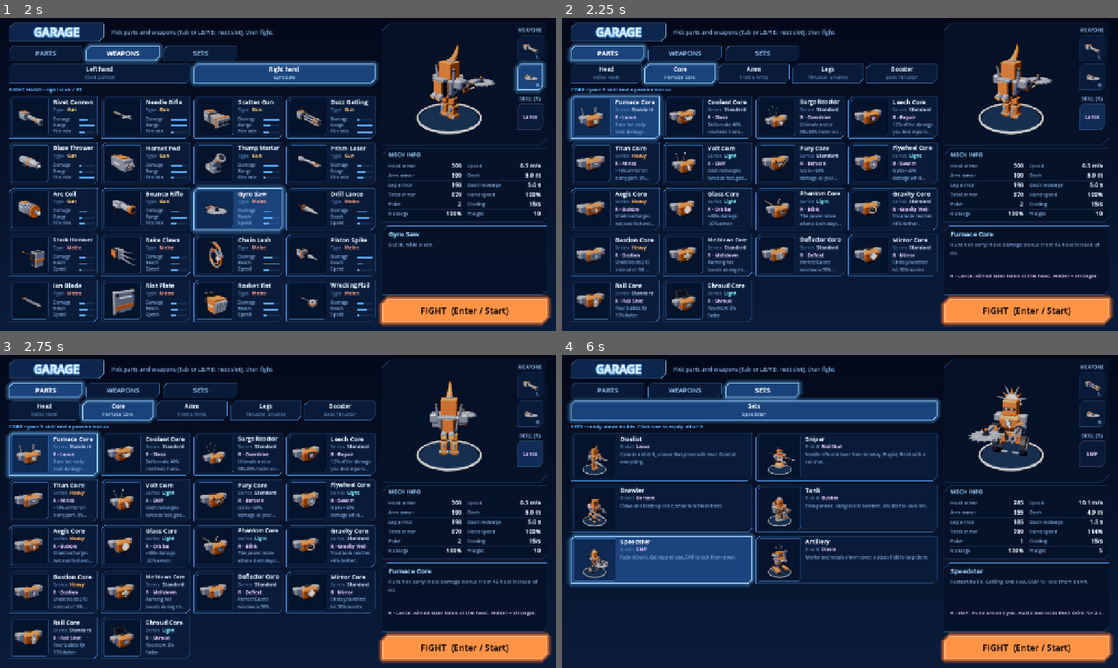
Above: before the commit, frames 1-4 (two rows, left to right).
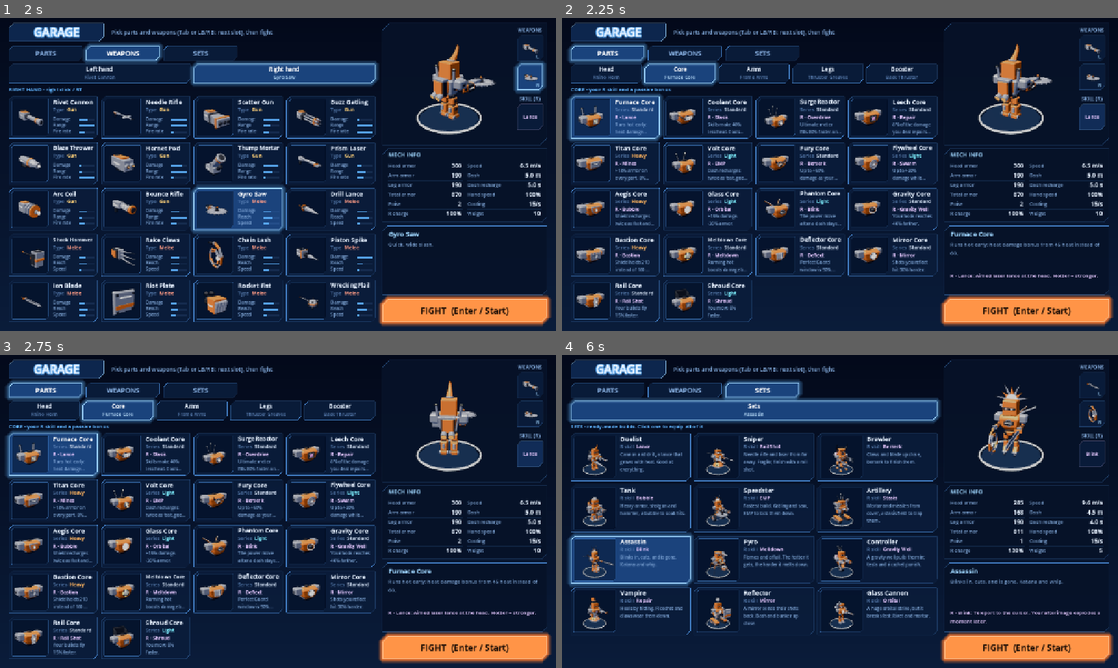
Above: after the commit, the same moments.

Repository: Vegm92/mech-duel
Game: Godot game, scene res://main.tscn
The game is run twice, just before and just after one commit, with the same random seed, the same clock (stepped at 60 frames per second) and the same inputs.
Inputs (mouse positions are in pixels of both pictures, inside the frame that each line leads up to):
- Up to frame 1 (2 s): click "L" at 0.5 s; click "R" at 1.25 s
- Up to frame 2 (2.25 s): click "Lance" at 2 s
- Up to frame 3 (2.75 s): no input
- Up to frame 4 (6 s): click "PARTS" at 2.75 s; click "WEAPONS" at 3.5 s; click "SETS" at 4.25 s; click "Sets" at 5 s; click (628, 558) at 5.75 s, where only the run after the commit has a clickable "Assassin"

Frame 1 is identical in both runs. In frame 2, less than 0.1% of the frame differs, in the area x 26-67%, y 33-64%; in frame 3, less than 0.1%; in frame 4, 11%, in the area x 1-98%, y 8-90%.

Commit message:
feat(godot): six more ready-made sets, and softer Leech and Glass cores
Assassin, Pyro, Controller, Vampire, Reflector and Glass Cannon join the
garage SETS tab (en + es). The tab shows sets in 3 columns once there are
more than 6, so the descriptions fit. Leech heals 8% (was 12%) and Glass
deals +15% (was +30%); COMBAT_DESIGN.md matches.

Bot round-robin (3 seeds, both sides): Vampire still wins about 79% and
Glass Cannon about 71%, so the bots may just play them well.

Co-Authored-By: Claude Sonnet 5.5 <noreply@anthropic.com>

Diff:
--- a/godot/src/garage.gd
+++ b/godot/src/garage.gd
@@ -133,7 +133,7 @@
 	text(left, tr(TITLES[tab]), Vector2(PAD, 156), 12, HOLO, AREA, true)
 	var slot: String = SLOTS[tab]
 	var items: Array = Sim.SETS.keys() if slot == "set" else Sim.CATALOG[slot].keys()
-	var cols := 4 if items.size() > 10 else 2
+	var cols := 3 if slot == "set" and items.size() > 6 else 4 if items.size() > 10 else 2
 	var rows := ceili(items.size() / float(cols))
 	var gap := 8.0
 	var cw := (AREA - gap * (cols - 1)) / cols
--- a/godot/src/i18n.gd
+++ b/godot/src/i18n.gd
@@ -223,13 +223,13 @@
 		"d_furnace": "Runs hot early: heat damage bonus from 45 heat instead of 60.",
 		"d_coolant": "Skills make 40% less heat. Cools twice as fast.",
 		"d_reactor": "Ultimate meter fills 80% faster and starts at 60.",
-		"d_leech": "12% of the damage you deal repairs your weakest part.",
+		"d_leech": "8% of the damage you deal repairs your weakest part.",
 		"d_titan": "+18% armor on every part. 8% slower.",
 		"d_volt": "Dash recharges twice as fast, goes 30% farther and dumps all heat.",
 		"d_fury": "Up to +50% damage as your head gets low.",
 		"d_flywheel": "Up to +20% damage while moving at full speed.",
 		"d_aegis": "Shield recharges twice as fast and holds 260. +5% armor.",
-		"d_glass": "+30% damage. -20% armor.",
+		"d_glass": "+15% damage. -20% armor.",
 		"u_lance": "Lance",
 		"ud_lance": "Aimed laser lance at the head. Hotter = stronger.",
 		"u_swarm": "Swarm",
@@ -269,12 +269,24 @@
 		"set_tank": "Tank",
 		"set_speedster": "Speedster",
 		"set_artillery": "Artillery",
+		"set_assassin": "Assassin",
+		"set_pyro": "Pyro",
+		"set_controller": "Controller",
+		"set_vampire": "Vampire",
+		"set_reflector": "Reflector",
+		"set_glasscannon": "Glass Cannon",
 		"sd_duelist": "Cannon and drill, a lance that grows with heat. Good at everything.",
 		"sd_sniper": "Needle rifle and laser from far away. Fragile; finish with a rail shot.",
 		"sd_brawler": "Claws and blade up close, berserk to finish them.",
 		"sd_tank": "Heavy armor, shotgun and hammer, a bubble to soak hits.",
 		"sd_speedster": "Fastest build. Gatling and saw, EMP to lock them down.",
 		"sd_artillery": "Mortar and missiles from cover, a stasis field to trap them.",
+		"sd_assassin": "Blinks in, cuts, and is gone. Katana and whip.",
+		"sd_pyro": "Flames and a flail. The hotter it gets, the harder it melts down.",
+		"sd_controller": "A gravity well pulls them in; tesla and ricochet punish.",
+		"sd_vampire": "Heals by hitting. Ricochet and claws wear them down.",
+		"sd_reflector": "A mirror sends their shots back. Bash and bunker up close.",
+		"sd_glasscannon": "A huge orbital strike, but it breaks fast. Rivet and mortar.",
 		"dashMove": "Space · {name}",
 		"dm_dash": "Dash",
 		"dm_glide": "Glide",
@@ -548,13 +560,13 @@
 		"d_furnace": "Se calienta antes: bonus de daño por calor desde 45 en vez de 60.",
 		"d_coolant": "Las habilidades dan un 40% menos de calor. Se enfría el doble de rápido.",
 		"d_reactor": "La barra de definitiva se llena un 80% más rápido y empieza en 60.",
-		"d_leech": "El 12% del daño que haces repara tu pieza más dañada.",
+		"d_leech": "El 8% del daño que haces repara tu pieza más dañada.",
 		"d_titan": "+18% de blindaje en todas las piezas. 8% más lento.",
 		"d_volt": "El impulso recarga el doble de rápido, llega un 30% más lejos y quita todo el calor.",
 		"d_fury": "Hasta +50% de daño cuando tu cabeza está baja.",
 		"d_flywheel": "Hasta +20% de daño moviéndote a toda velocidad.",
 		"d_aegis": "El escudo recarga el doble de rápido y aguanta 260. +5% de blindaje.",
-		"d_glass": "+30% de daño. -20% de blindaje.",
+		"d_glass": "+15% de daño. -20% de blindaje.",
 		"u_lance": "Lanza",
 		"ud_lance": "Lanza láser apuntada a la cabeza. Con más calor, más fuerte.",
 		"u_swarm": "Enjambre",
@@ -594,12 +606,24 @@
 		"set_tank": "Tanque",
 		"set_speedster": "Velocista",
 		"set_artillery": "Artillería",
+		"set_assassin": "Asesino",
+		"set_pyro": "Pirómano",
+		"set_controller": "Controlador",
+		"set_vampire": "Vampiro",
+		"set_reflector": "Reflector",
+		"set_glasscannon": "Cañón de cristal",
 		"sd_duelist": "Cañón y taladro, una lanza que crece con el calor. Sirve para todo.",
 		"sd_sniper": "Rifle aguja y láser desde lejos. Frágil; remata con un disparo riel.",
 		"sd_brawler": "Garras y hoja de cerca, furia para rematar.",
 		"sd_tank": "Mucho blindaje, escopeta y martillo, una burbuja para aguantar.",
 		"sd_speedster": "El build más rápido. Gatling y sierra, PEM para bloquearlos.",
 		"sd_artillery": "Mortero y misiles desde cubierto, un campo de estasis para atraparlos.",
+		"sd_assassin": "Aparece, corta y desaparece. Katana y látigo.",
+		"sd_pyro": "Llamas y mayal. Cuanto más calor, más fuerte la fusión.",
+		"sd_controller": "Un pozo de gravedad los atrae; tesla y rebote castigan.",
+		"sd_vampire": "Se cura al golpear. Rebote y garras los desgastan.",
+		"sd_reflector": "Un espejo devuelve sus disparos. Golpe y búnker de cerca.",
+		"sd_glasscannon": "Un ataque orbital enorme, pero se rompe rápido. Remache y mortero.",
 		"dashMove": "Espacio · {name}",
 		"dm_dash": "Impulso",
 		"dm_glide": "Planeo",
--- a/godot/src/sim.gd
+++ b/godot/src/sim.gd
@@ -133,13 +133,13 @@
 	"furnace": {"series": "standard", "ult": "lance", "hotAt": 45},
 	"coolant": {"series": "standard", "ult": "stasis", "vent": 2, "heatGain": 0.6},
 	"reactor": {"series": "standard", "ult": "overdrive", "surgeGain": 1.8, "surgeStart": 60},
-	"leech": {"series": "standard", "ult": "repair", "leech": 0.12},
+	"leech": {"series": "standard", "ult": "repair", "leech": 0.08},
 	"titan": {"series": "heavy", "ult": "mines", "armor": 1.18, "speed": 0.92},
 	"volt": {"series": "light", "ult": "emp", "dashCd": 0.45, "dashVentAll": true, "dashDist": 1.3},
 	"fury": {"series": "standard", "ult": "berserk", "fury": 0.5},
 	"flywheel": {"series": "light", "ult": "swarm", "momentum": 0.2},
 	"aegis": {"series": "heavy", "ult": "bubble", "shieldCd": 0.5, "absorb": 260, "armor": 1.05},
-	"glass": {"series": "light", "ult": "orbital", "dmg": 1.3, "armor": 0.8},
+	"glass": {"series": "light", "ult": "orbital", "dmg": 1.15, "armor": 0.8},
 	"phantom": {"series": "light", "ult": "blink", "afterburn": 2},
 	"gravity": {"series": "standard", "ult": "well", "hookRange": 1.4},
 	"bastion": {"series": "heavy", "ult": "wall", "absorb": 210, "armor": 1.08},
@@ -163,6 +163,12 @@
 	"tank": {"head": "medic", "core": "aegis", "arms": "anvil", "legs": "stompers", "booster": "rocket", "left": "scatter", "right": "hammer"},
 	"speedster": {"head": "crest", "core": "volt", "arms": "wire", "legs": "wheels", "booster": "flicker", "left": "gatling", "right": "saw"},
 	"artillery": {"head": "antenna", "core": "coolant", "arms": "bulwark", "legs": "treads", "booster": "thruster", "left": "mortar", "right": "missiles"},
+	"assassin": {"head": "crest", "core": "phantom", "arms": "reed", "legs": "skates", "booster": "wisp", "left": "katana", "right": "whip"},
+	"pyro": {"head": "pincer", "core": "meltdown", "arms": "brace", "legs": "spider", "booster": "thruster", "left": "flamer", "right": "flail"},
+	"controller": {"head": "dish", "core": "gravity", "arms": "frame", "legs": "mono", "booster": "comet", "left": "tesla", "right": "ricochet"},
+	"vampire": {"head": "dispenser", "core": "leech", "arms": "reed", "legs": "hover", "booster": "twin", "left": "ricochet", "right": "claws"},
+	"reflector": {"head": "orb", "core": "mirror", "arms": "bulwark", "legs": "treads", "booster": "twin", "left": "bash", "right": "bunker"},
+	"glasscannon": {"head": "visor", "core": "glass", "arms": "wire", "legs": "jets", "booster": "flicker", "left": "rivet", "right": "mortar"},
 }
 const DASH := {"ticks": 10, "endLag": 6, "slide": 0.4, "vent": 25, "afterburn": 48, "feintRefund": 0.7}
 const TRAILS := {
Not shown, changed: COMBAT_DESIGN.md
Not shown, added: production/qa/evidence/godot-sets-12-2026-10-28.png
